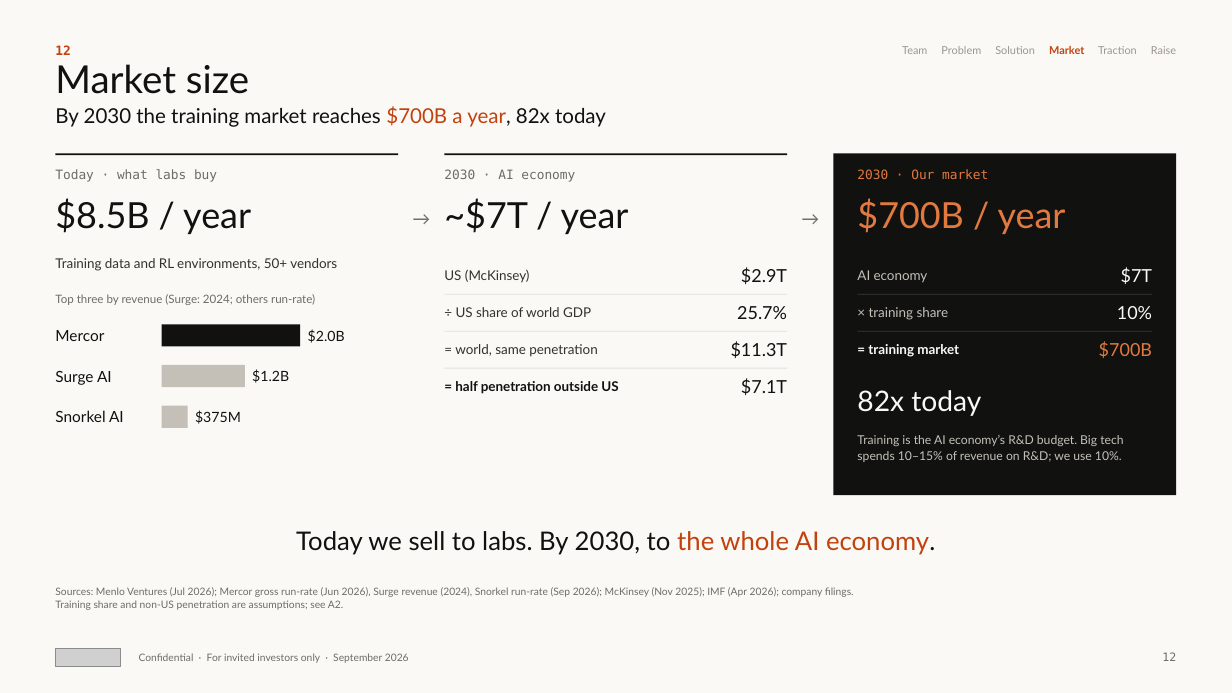
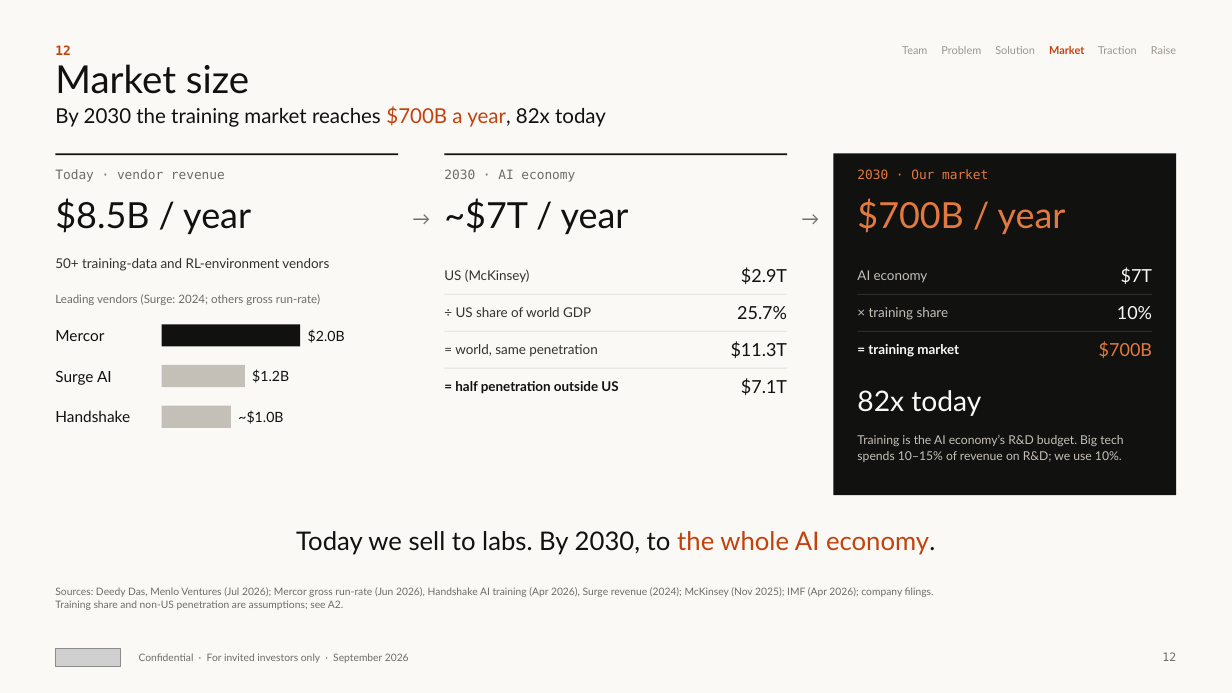
Before and after one commit to wangchen0802/Delta1, a slide deck: slide 12 of SimReal-BP-v29-EN.pptx. Drawn at 1232x693 pixels with LibreOffice and Linux fonts; fonts in the diff are those of the drawing; grey boxes stand for pictures. Boxes give left, top, right and bottom in pixels: in the first picture for what was removed or moved away, otherwise in the second. Text is boxed around its words. In the diff, an @@ line names an element or a change of style, - is before the commit and + after.

```diff
--- a/SimReal-BP-v29-EN.pptx
+++ b/SimReal-BP-v29-EN.pptx
@@ text at (55, 169, 225, 182): text changed @@
-Today · what labs buy
+Today · vendor revenue
@@ text at (55, 258, 329, 271): text changed @@
-Training data and RL environments, 50+ vendors
+50+ training-data and RL-environment vendors
@@ text at (55, 294, 320, 305): text changed @@
-Top three by revenue (Surge: 2024; others run-rate)
+Leading vendors (Surge: 2024; others gross run-rate)
@@ text at (55, 410, 130, 422): text changed @@
-Snorkel AI
+Handshake
@@ rectangle: place and size @@
-rectangle at (162, 406, 188, 428)
+rectangle at (162, 406, 231, 428)
@@ text at (238, 410, 283, 424): text changed @@
-$375M
+~$1.0B
@@ text at (55, 587, 934, 597): text changed @@
-Sources: Menlo Ventures (Jul 2026); Mercor gross run-rate (Jun 2026), Surge revenue (2024), Snorkel run-rate (Sep 2026); McKinsey (Nov 2025); IMF (Apr 2026); company filings.
+Sources: Deedy Das, Menlo Ventures (Jul 2026); Mercor gross run-rate (Jun 2026), Handshake AI training (Apr 2026), Surge revenue (2024); McKinsey (Nov 2025); IMF (Apr 2026); company filings.
```
Also in this commit, not shown: 14 other slides changed, 7 other files.
